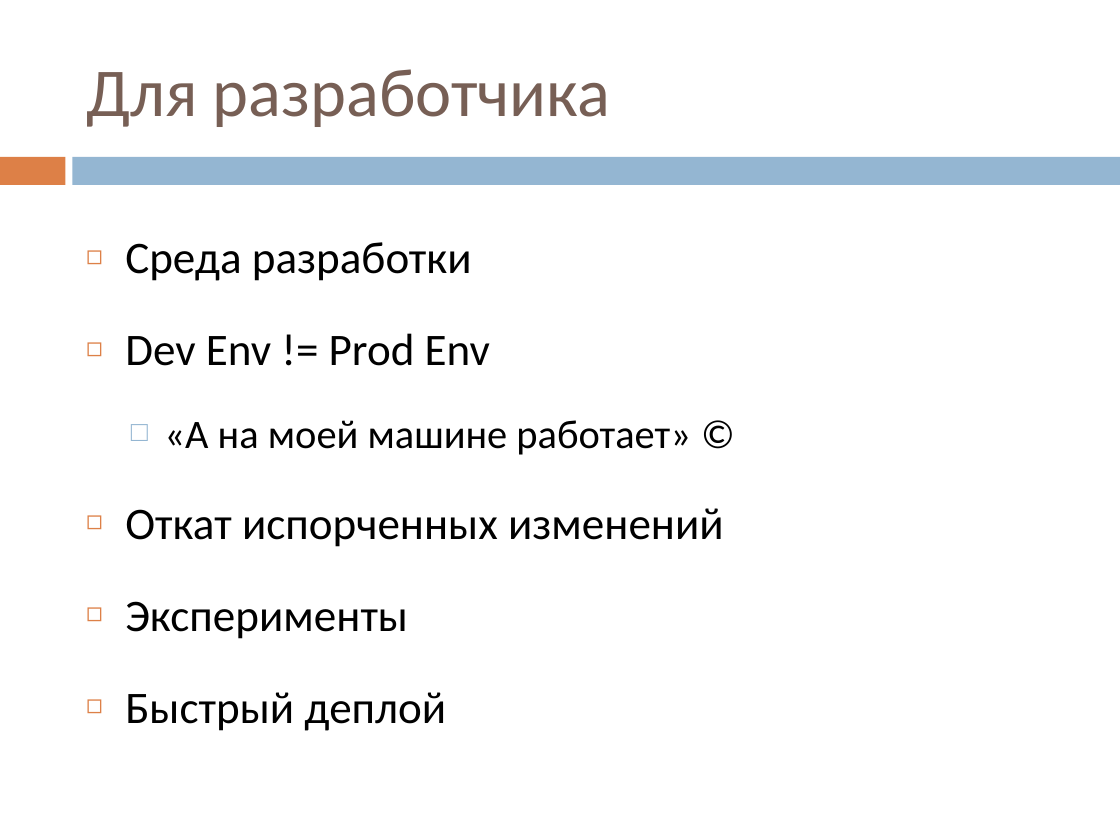
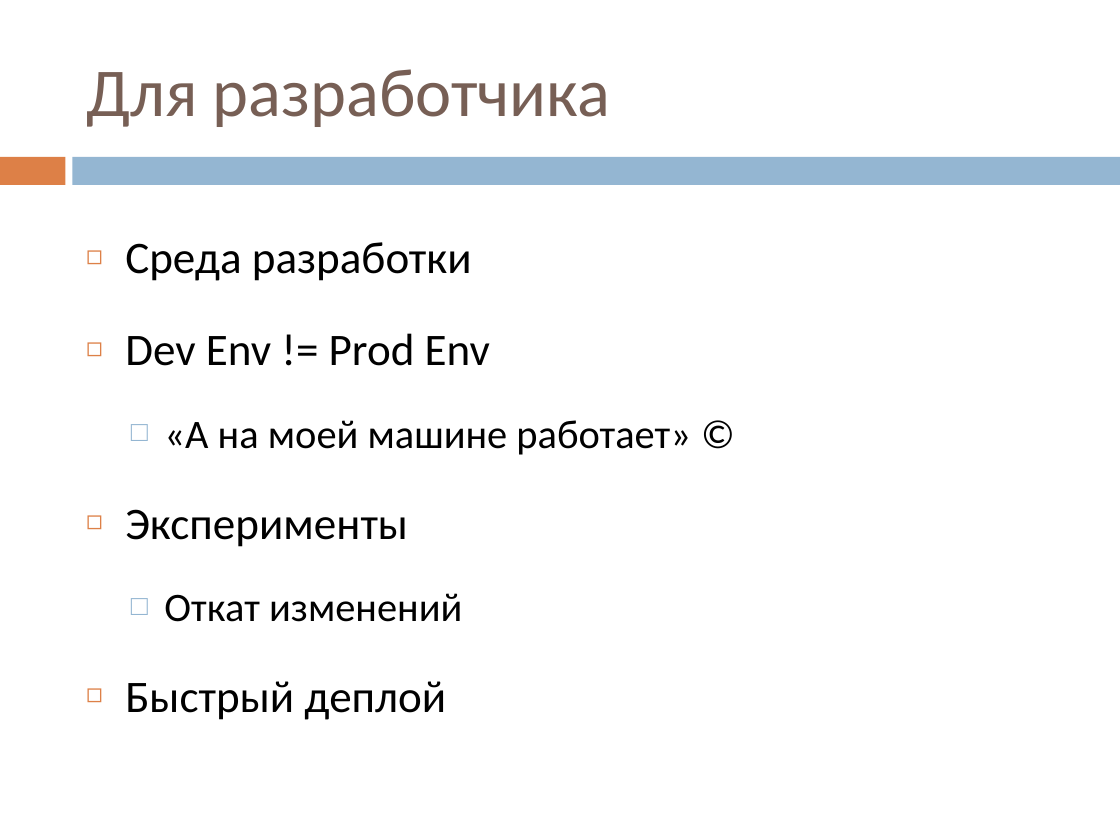
Before and after one commit to vitali-kviatkouski/personal, a slide deck: slide 23 of MiniQ/Virtualization.pptx. Drawn at 1120x840 pixels with LibreOffice and Linux fonts; fonts in the diff are those of the drawing. Boxes give left, top, right and bottom in pixels: in the first picture for what was removed or moved away, otherwise in the second. Text is boxed around its words. In the diff, an @@ line names an element or a change of style, - is before the commit and + after.

```diff
--- a/MiniQ/Virtualization.pptx
+++ b/MiniQ/Virtualization.pptx
@@ text at (125, 508, 724, 547): paragraph removed @@
-◻ Откат испорченных изменений
@@ text at (164, 593, 462, 622): paragraph added @@
+  □ Откат изменений
```
Also in this commit, not shown: 3 other slides changed.
